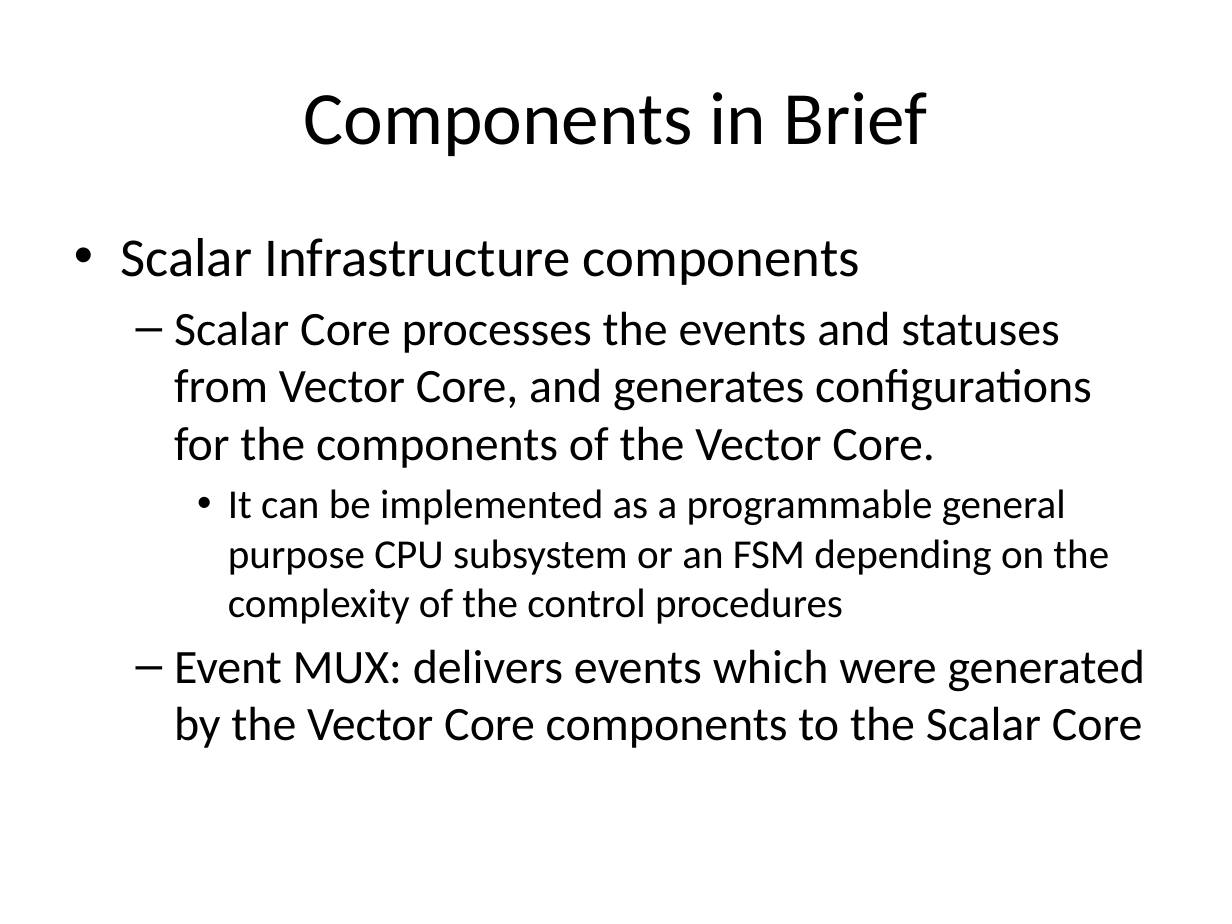
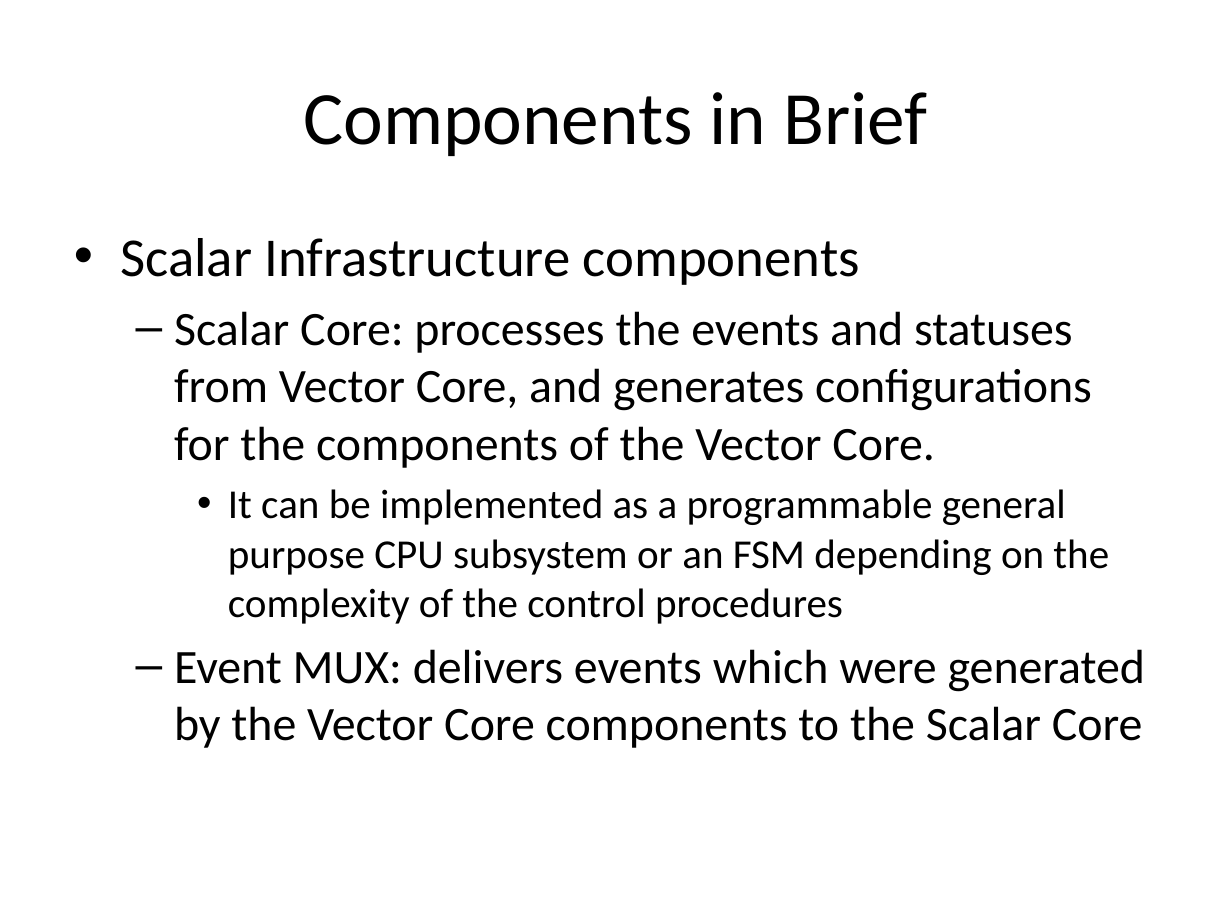
Before and after one commit to timurkelin/simsimd, a slide deck: slide 15 of doc/simsimd.pptx. Drawn at 1232x924 pixels with LibreOffice and Linux fonts; fonts in the diff are those of the drawing; background and template pictures are left out. Boxes give left, top, right and bottom in pixels: in the first picture for what was removed or moved away, otherwise in the second. Text is boxed around its words. In the diff, an @@ line names an element or a change of style, - is before the commit and + after.

```diff
--- a/doc/simsimd.pptx
+++ b/doc/simsimd.pptx
@@ text at (174,311,1092,468): text changed @@
-  – Scalar Core processes the events and statuses from Vector Core, and generates configurations for the components of the Vector Core.
+  – Scalar Core: processes the events and statuses from Vector Core, and generates configurations for the components of the Vector Core.
```
Also in this commit, not shown: 5 other slides changed, 1 other file.
